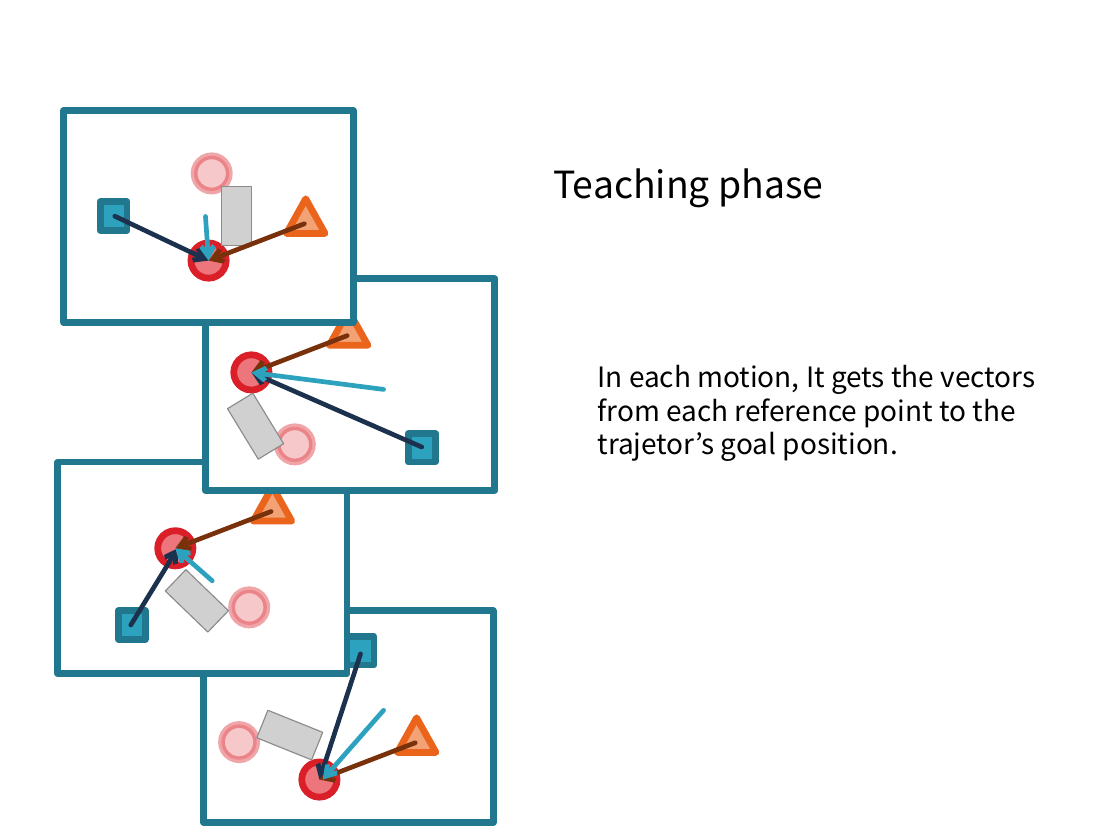
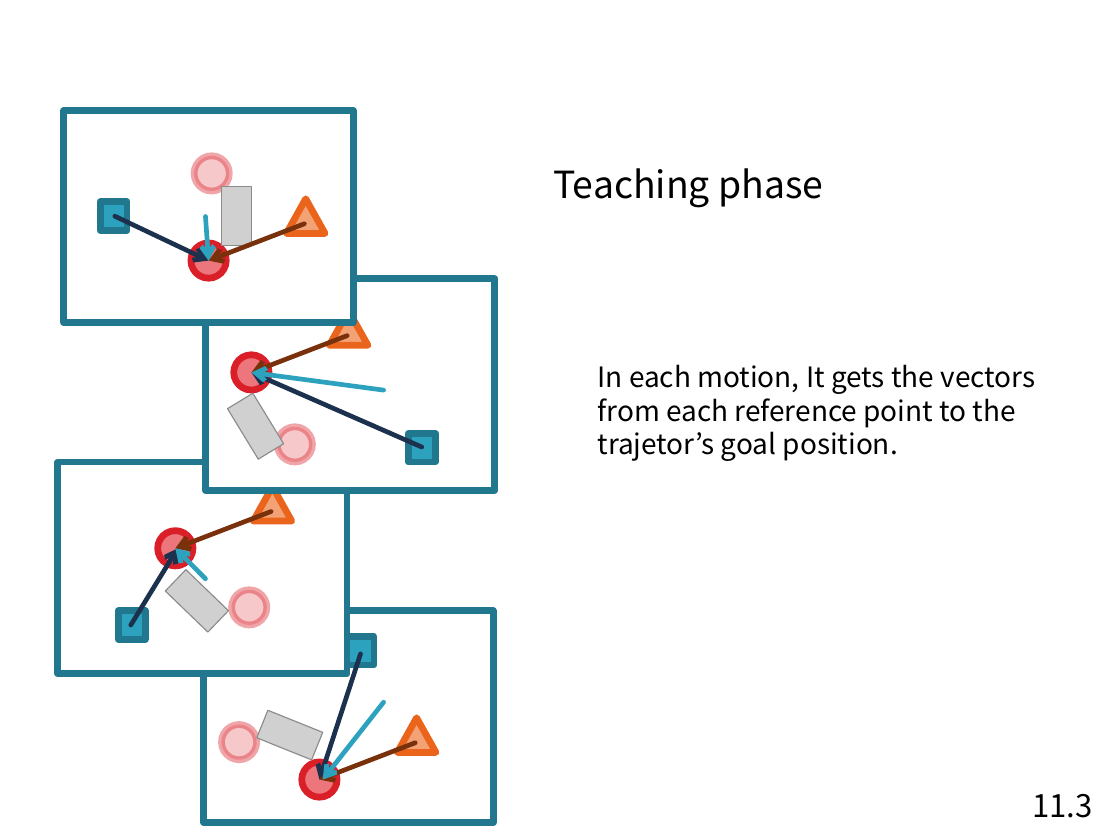
Before and after one commit to TetsuyaKomota/GitforEclipseTest, a slide deck: slide 12 of IntentionLearning/memo/Understanding Intentions(for seminar)_silde.pptx (slide 11 before the commit). Drawn at 1120x840 pixels with LibreOffice and Linux fonts; fonts in the diff are those of the drawing; grey boxes stand for pictures. Boxes give left, top, right and bottom in pixels: in the first picture for what was removed or moved away, otherwise in the second. Text is boxed around its words. In the diff, an @@ line names an element or a change of style, - is before the commit and + after.

```diff
--- a/IntentionLearning/memo/Understanding Intentions(for seminar)_silde.pptx
+++ b/IntentionLearning/memo/Understanding Intentions(for seminar)_silde.pptx
@@ arrow moved from (213, 581) - (176, 549) to (205, 579) - (176, 549) @@
@@ arrow moved from (384, 710) - (323, 780) to (384, 702) - (323, 780) @@
@@ text added at (1032, 794, 1092, 818), 20 pt, text #000000 @@
+11.3
```
Also in this commit, not shown: 23 other slides changed, 1 slide added, 1 other file.
